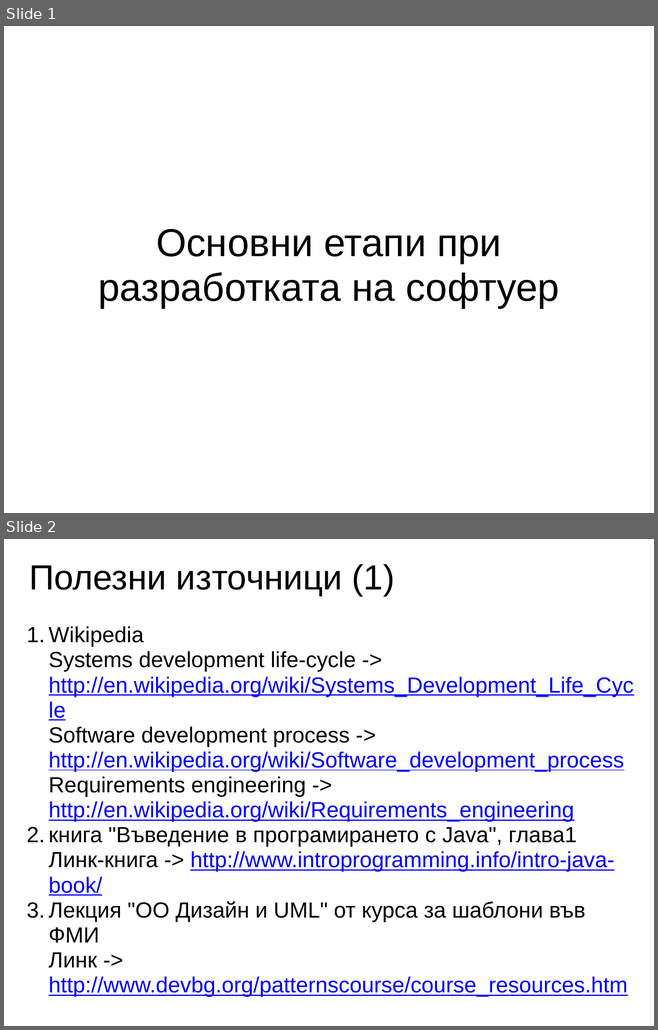
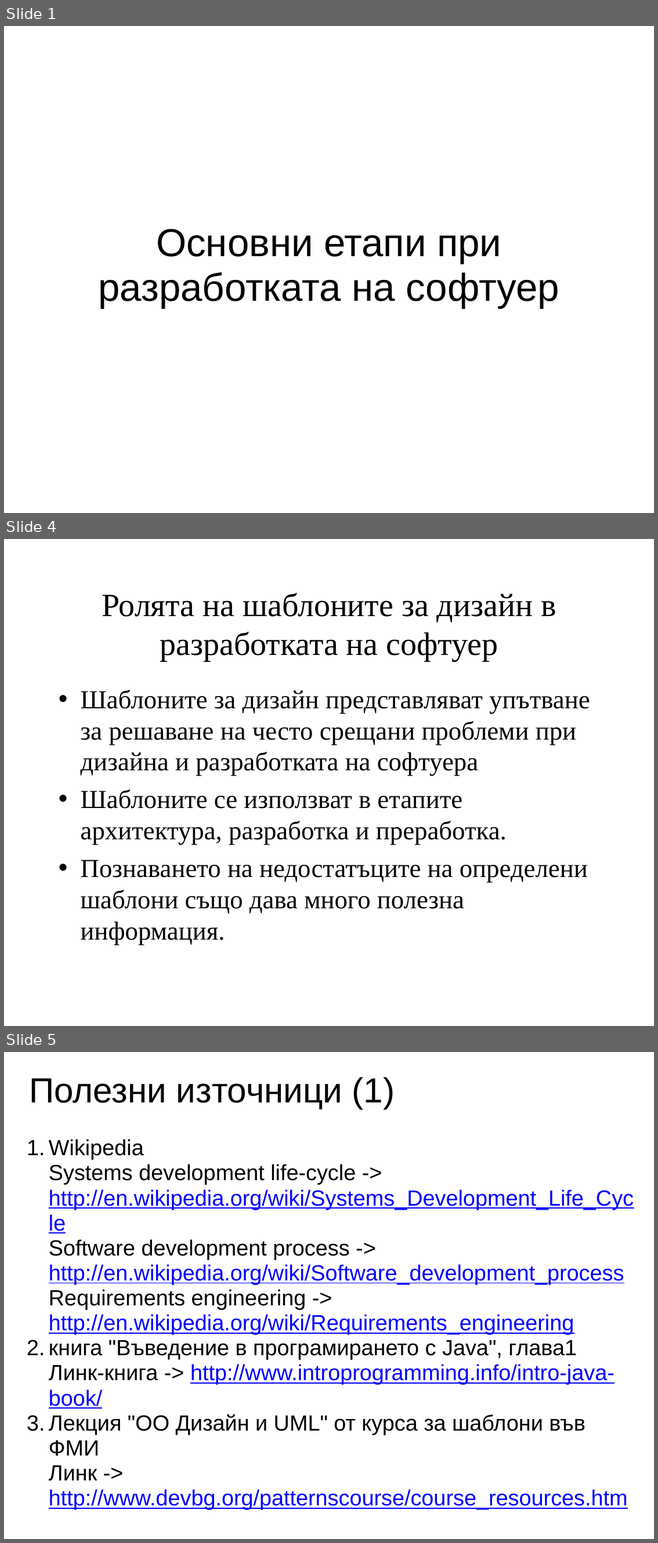
Before and after one commit to nikolaiweselinow/design-patterns-book, a slide deck: resources/Chapter-01-Software-Development-Stages/Chapter-01-Software-Development-Stages.ppt. Shown one above the other, each under a label of ours: slides 1 and 2 before the commit, slides 1, 4 and 5 after it; the slides between them are not shown. The pictures are 658x1030 and 658x1543 pixels, drawn with LibreOffice and Linux fonts; fonts in the diff are those of the drawing. Boxes give left, top, right and bottom in pixels: in the first picture for what was removed or moved away, otherwise in the second. Text is boxed around its words. In the diff, an @@ line names an element or a change of style, - is before the commit and + after.

```diff
--- a/resources/Chapter-01-Software-Development-Stages/Chapter-01-Software-Development-Stages.ppt
+++ b/resources/Chapter-01-Software-Development-Stages/Chapter-01-Software-Development-Stages.ppt
@@ slide 4 added at (4,539,654,1026), background #FFFFFF @@
@@ title added at (101,593,556,661), 40 pt, text #000000 @@
+Ролята на шаблоните за дизайн в разработката на софтуер
@@ text added at (81,690,589,945), 32 pt, text #000000 @@
+• Шаблоните за дизайн представляват упътване за решаване на често срещани проблеми при дизайна и разработката на софтуера
+• Шаблоните се използват в етапите архитектура, разработка и преработка.
+• Познаването на недостатъците на определени шаблони също дава много полезна информация.
@@ what was slide 2 is now slide 5 @@
```
Also in this commit, not shown: 2 other slides added, 1 other file.
